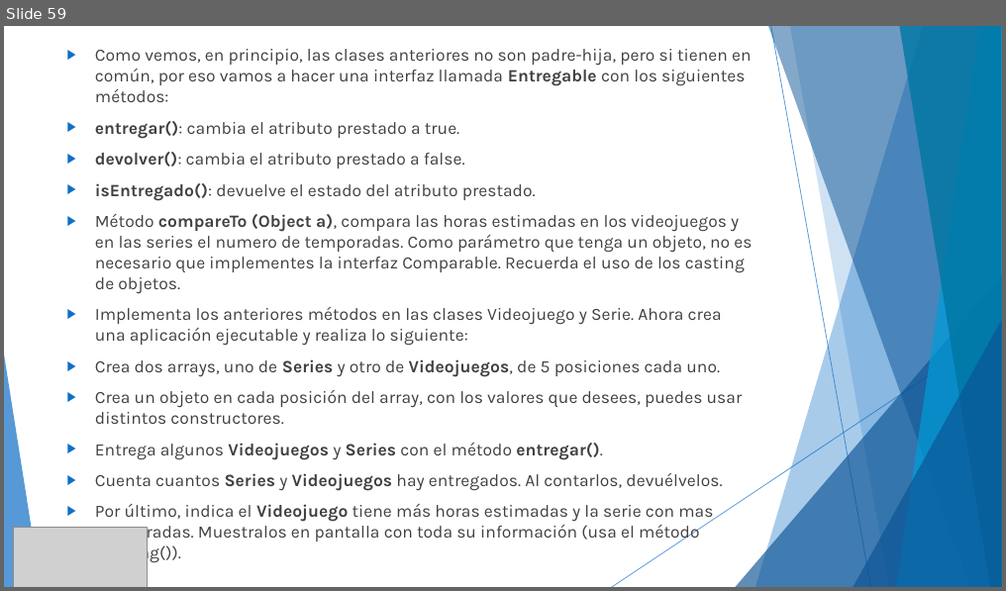
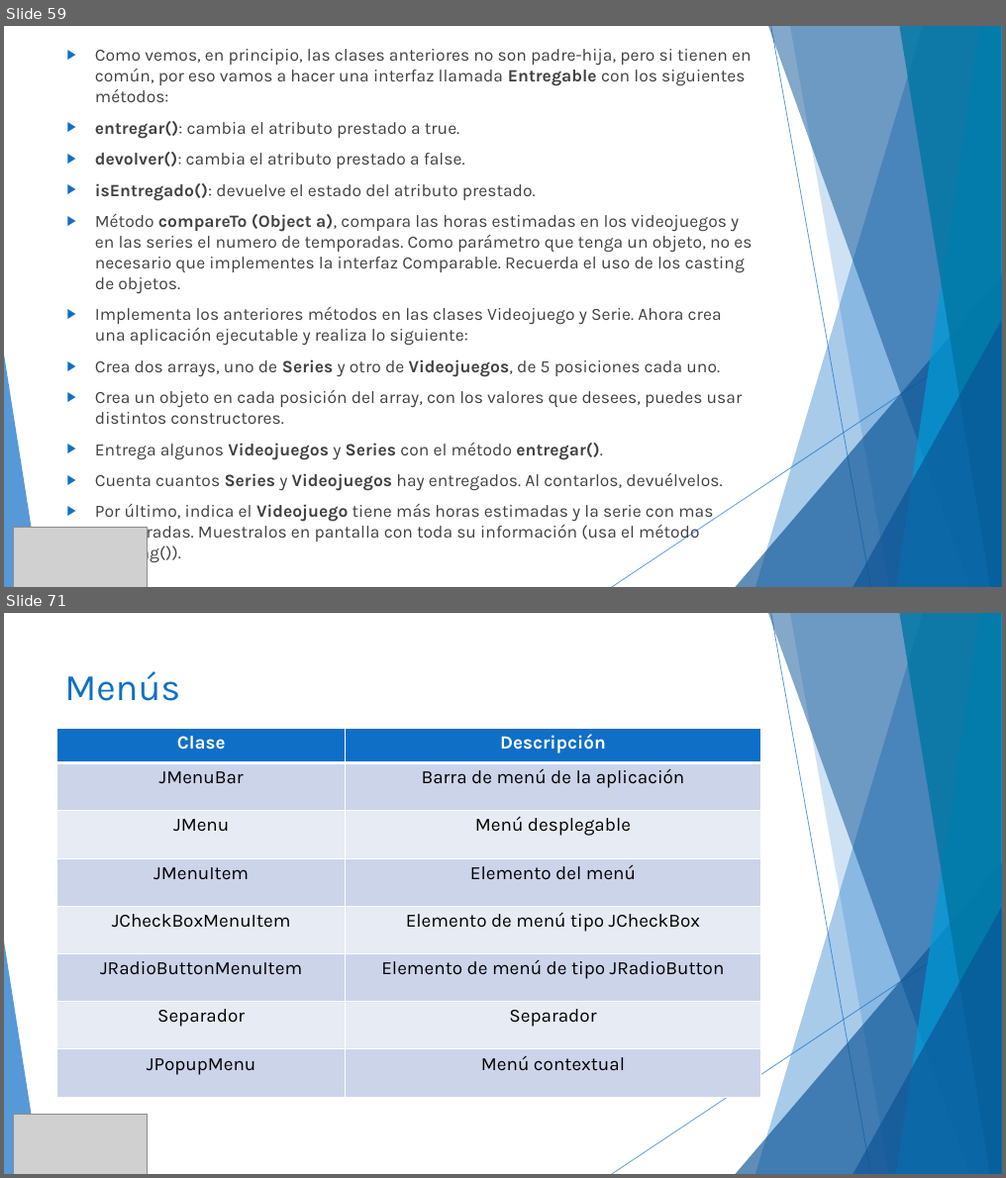
Before and after one commit to MChuil/Java, a slide deck: JAVA.pptx. Shown one above the other, each under a label of ours: slide 59 before the commit, slides 59 and 71 after it; the slides between them are not shown. The pictures are 1006x591 and 1006x1178 pixels, drawn with LibreOffice and Linux fonts; fonts in the diff are those of the drawing; grey boxes stand for pictures. Boxes give left, top, right and bottom in pixels: in the first picture for what was removed or moved away, otherwise in the second. Text is boxed around its words. In the diff, an @@ line names an element or a change of style, - is before the commit and + after.

Commit message:
Ejercicios Finales -Swing
Ejercicio de Persona y primer aplicación con interfaz grafica Swing

```diff
--- a/JAVA.pptx
+++ b/JAVA.pptx
@@ slide 71 added at (4, 613, 1002, 1174), background #FFFFFF; not listed: 10 template elements that a slide beside it also shows @@
@@ title added at (64, 671, 180, 701), 36 pt, text #0F6FC6 @@
+Menús
@@ table added at (57, 728, 761, 1097), 8 rows, 2 columns @@
+Clase | Descripción
+JMenuBar | Barra de menú de la aplicación
+JMenu | Menú desplegable
+JMenuItem | Elemento del menú
+JCheckBoxMenuItem | Elemento de menú tipo JCheckBox
+JRadioButtonMenuItem | Elemento de menú de tipo JRadioButton
+Separador | Separador
+JPopupMenu | Menú contextual
@@ picture added at (14, 1115, 147, 1174) @@
```
Also in this commit, not shown: 2 slides changed, 11 other slides added, 1 slide removed, 22 other files.
